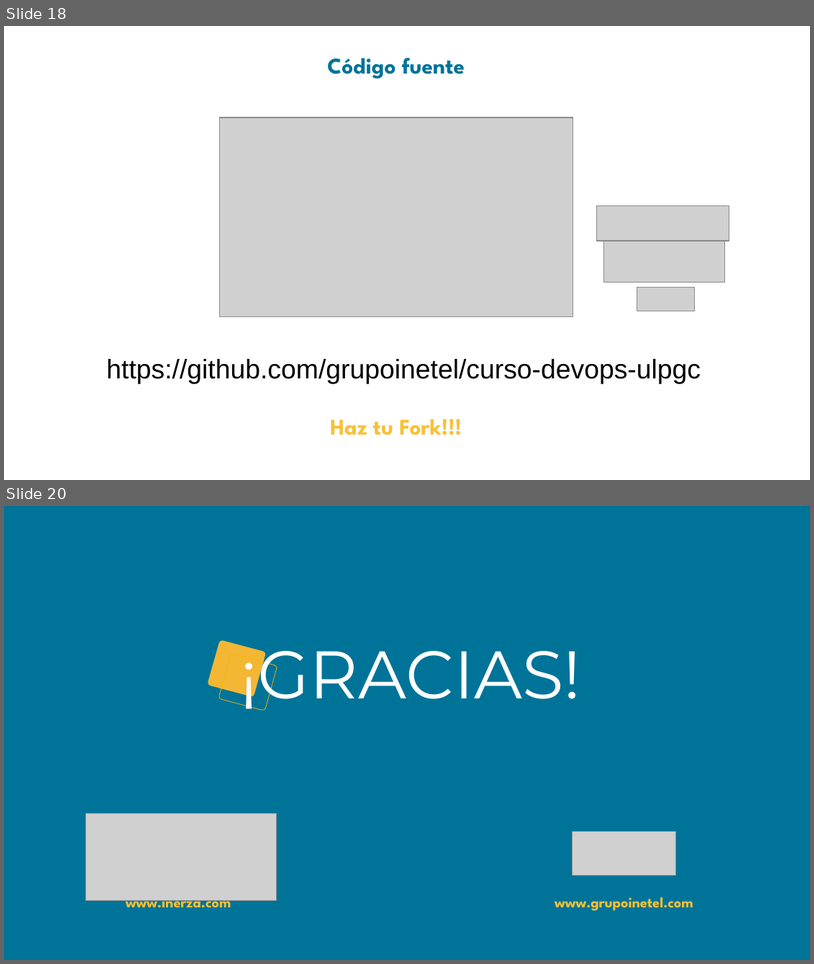
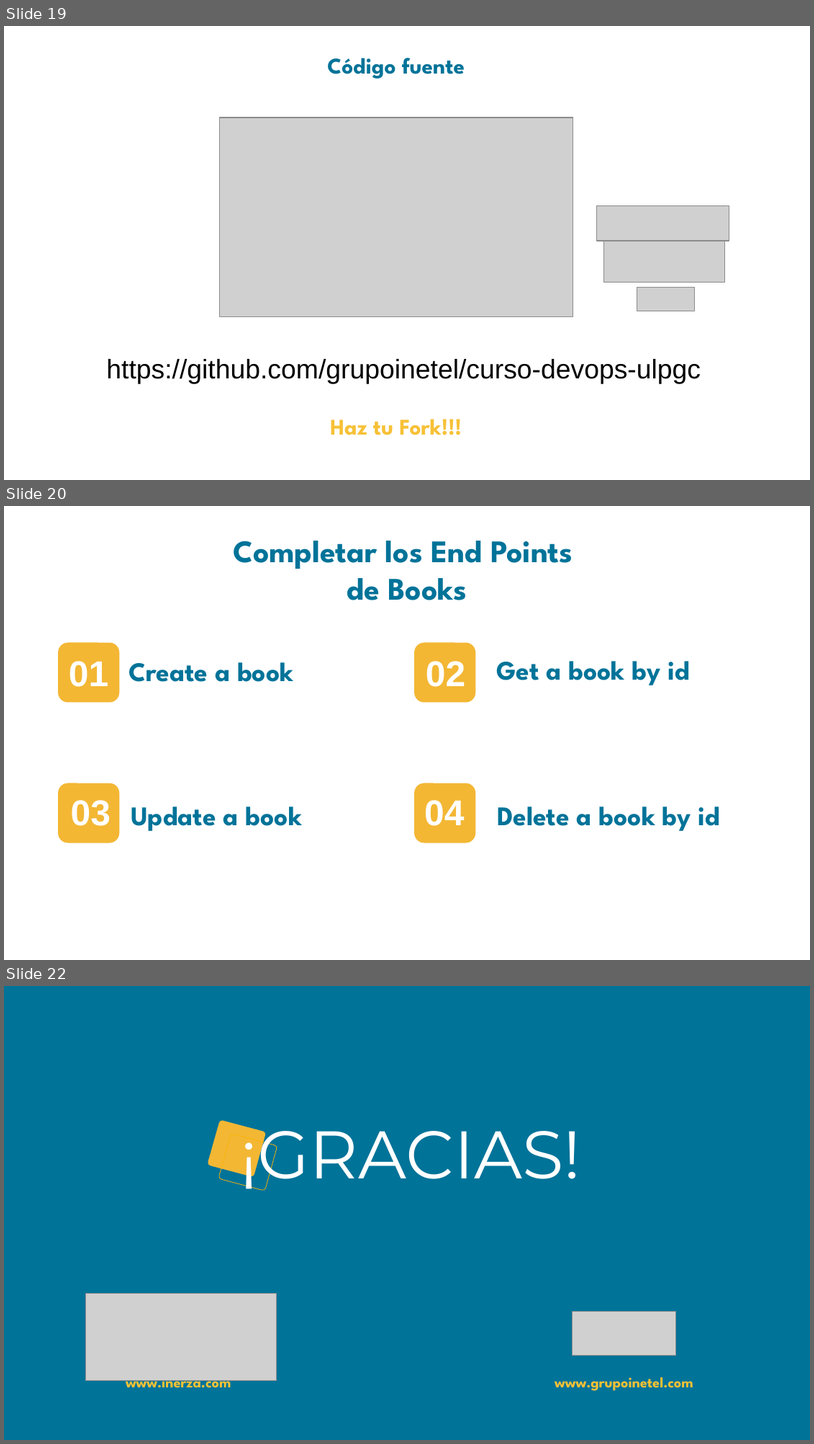
Before and after one commit to grupoinetel/curso-devops-ulpgc, a slide deck: ppt/curso-devops-ulpgc-api.pptx. Shown one above the other, each under a label of ours: slides 18 and 20 before the commit, slides 19, 20 and 22 after it; the slides between them are not shown. The pictures are 814x964 and 814x1444 pixels, drawn with LibreOffice and Linux fonts; fonts in the diff are those of the drawing; grey boxes stand for pictures; background and template pictures are left out. Boxes give left, top, right and bottom in pixels: in the first picture for what was removed or moved away, otherwise in the second. Text is boxed around its words. In the diff, an @@ line names an element or a change of style, - is before the commit and + after.

```diff
--- a/ppt/curso-devops-ulpgc-api.pptx
+++ b/ppt/curso-devops-ulpgc-api.pptx
@@ slide 20 added at [4, 506, 810, 960], background picture (left out) @@
@@ title added at [233, 541, 573, 600], 28 pt, text #007399, bold @@
+Completar los End Points
+de Books
@@ rounded rectangle added at [58, 642, 119, 702], fill #F3B734 @@
@@ rounded rectangle added at [414, 642, 476, 702], fill #F3B734 @@
@@ text added at [69, 661, 108, 687], 32 pt, text #FFFFFF, bold @@
+01
@@ text added at [129, 662, 293, 682], 24 pt, text #007399, bold @@
+Create a book
@@ text added at [426, 661, 466, 687], 32 pt, text #FFFFFF, bold @@
+02
@@ text added at [496, 661, 690, 685], 24 pt, text #007399, bold @@
+Get a book by id
@@ rounded rectangle added at [58, 782, 119, 842], fill #F3B734 @@
@@ rounded rectangle added at [414, 782, 476, 842], fill #F3B734 @@
@@ text added at [71, 800, 111, 826], 32 pt, text #FFFFFF, bold @@
+03
@@ text added at [131, 806, 302, 831], 24 pt, text #007399, bold @@
+Update a book
@@ text added at [424, 800, 464, 826], 32 pt, text #FFFFFF, bold @@
+04
@@ text added at [497, 806, 721, 831], 24 pt, text #007399, bold @@
+Delete a book by id
@@ what was slide 18 is now slide 19 @@
@@ what was slide 20 is now slide 22 @@
```
Also in this commit, not shown: 1 slide changed, 2 other slides added, 1 slide removed.
